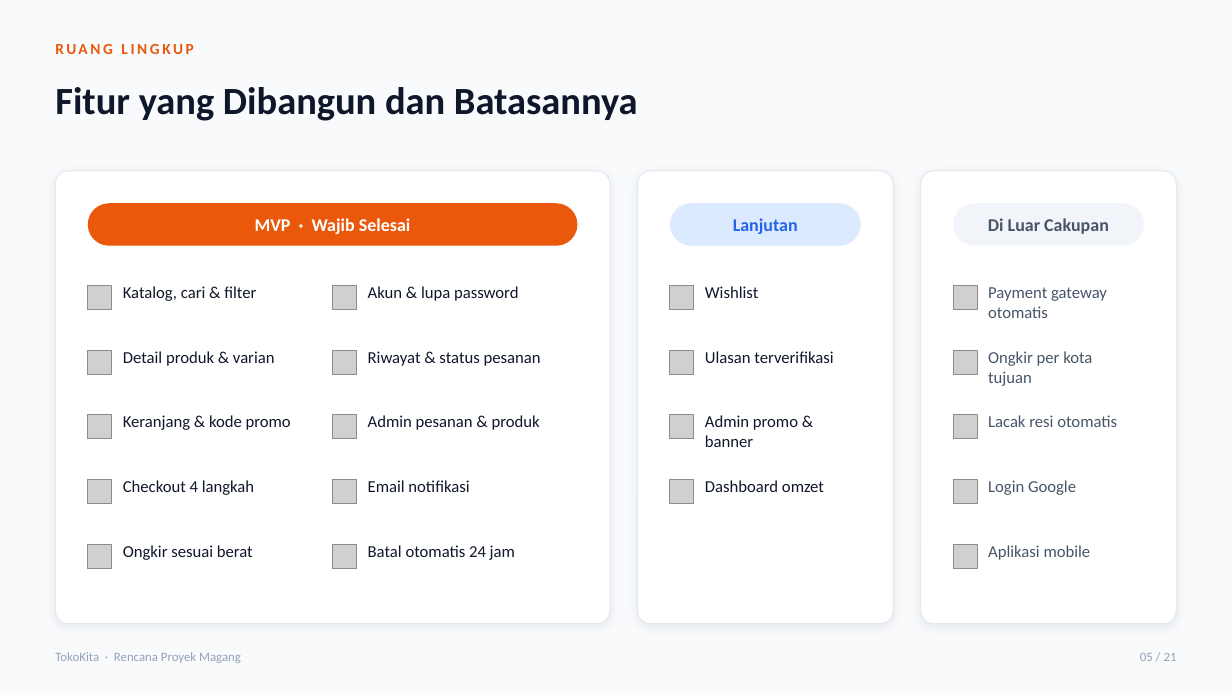
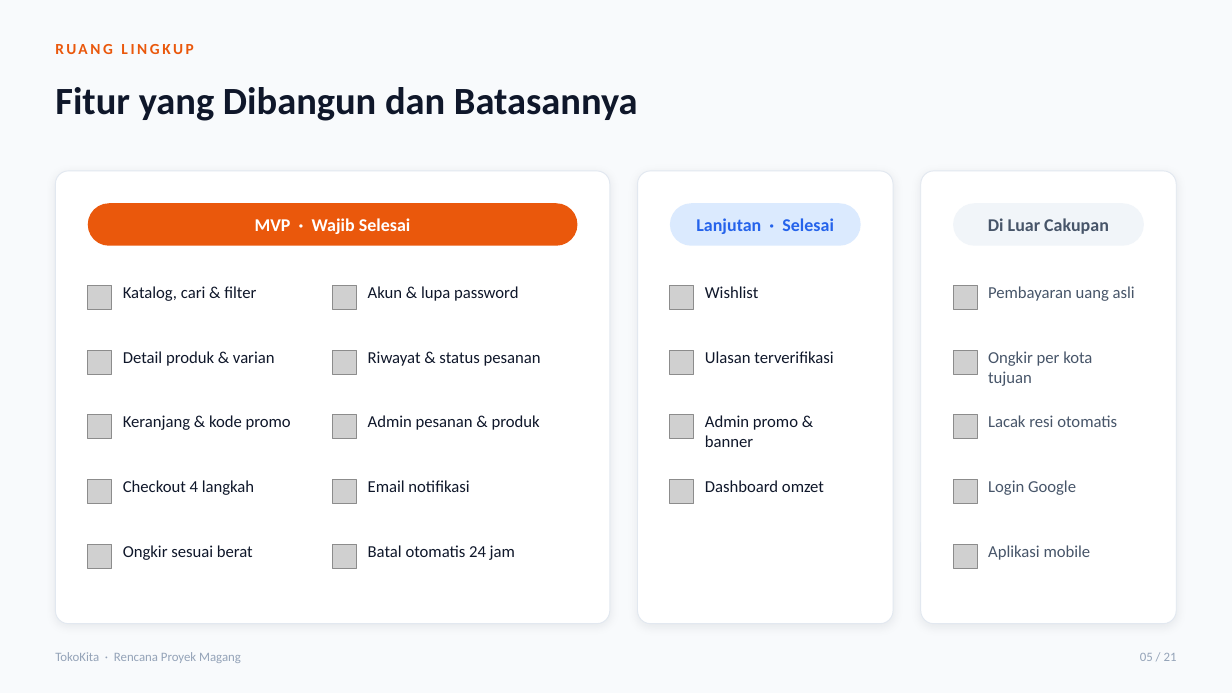
Before and after one commit to Magang-Project-Cmlabs/ecommerce, a slide deck: slide 5 of docs/Presentasi_ECommerce_TokoKita.pptx. Drawn at 1232x693 pixels with LibreOffice and Linux fonts; fonts in the diff are those of the drawing; grey boxes stand for pictures. Boxes give left, top, right and bottom in pixels: in the first picture for what was removed or moved away, otherwise in the second. Text is boxed around its words. In the diff, an @@ line names an element or a change of style, - is before the commit and + after.

Commit message:
docs: perbarui DESIGN.md, status, serah terima, indeks, dan PPT sesuai aplikasi terkini
- DESIGN.md ditulis ulang: arah Apple Store, token --tile, sistem tombol, gerak CSS, layout admin
- PPT: slide 1,5,6,7,10-13,16,19,20 (26 teks) dan 4 gambar mockup diganti tangkapan layar aplikasi; validator PPTX lulus
- PROJECT_STATUS/PROGRESS/SERAH_TERIMA/README/indeks/CLAUDE.md disesuaikan (Vercel Blob, SMTP, Midtrans sandbox, hasil uji)

```diff
--- a/docs/Presentasi_ECommerce_TokoKita.pptx
+++ b/docs/Presentasi_ECommerce_TokoKita.pptx
@@ text in rounded rectangle at [696, 218, 834, 234]: text changed @@
-Lanjutan
+Lanjutan · Selesai
@@ text at [988, 286, 1135, 301]: text changed @@
-Payment gateway otomatis
+Pembayaran uang asli
```
Also in this commit, not shown: 7 other slides changed, 7 other files.
